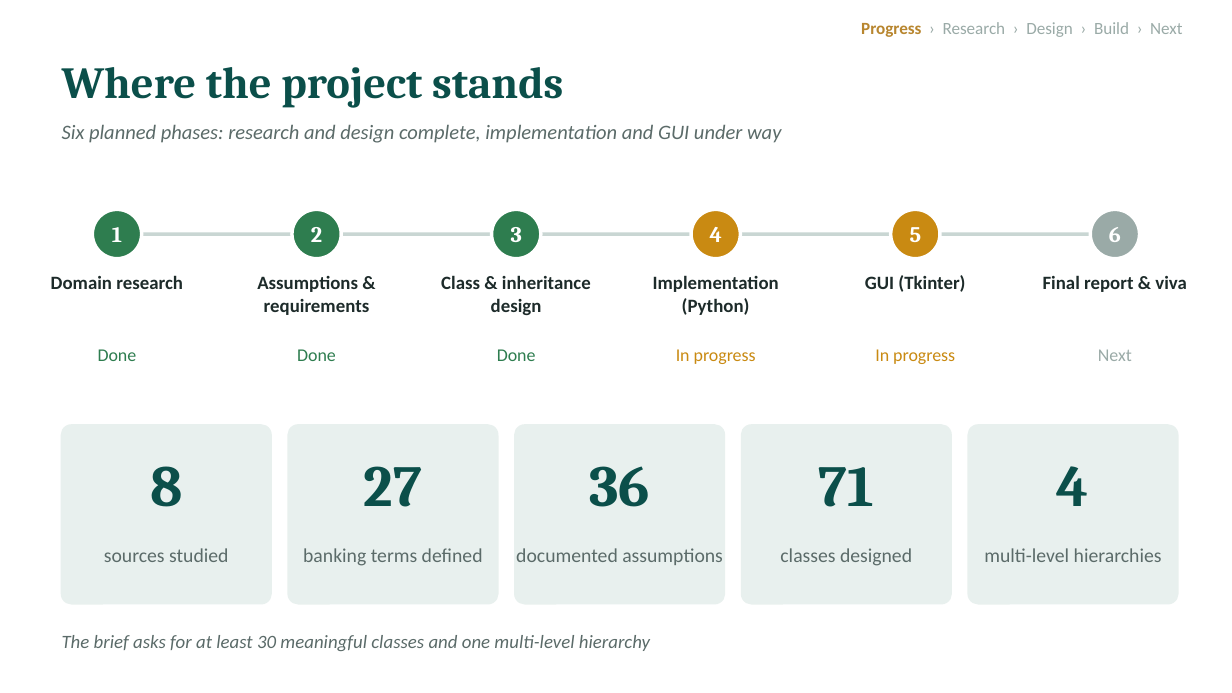
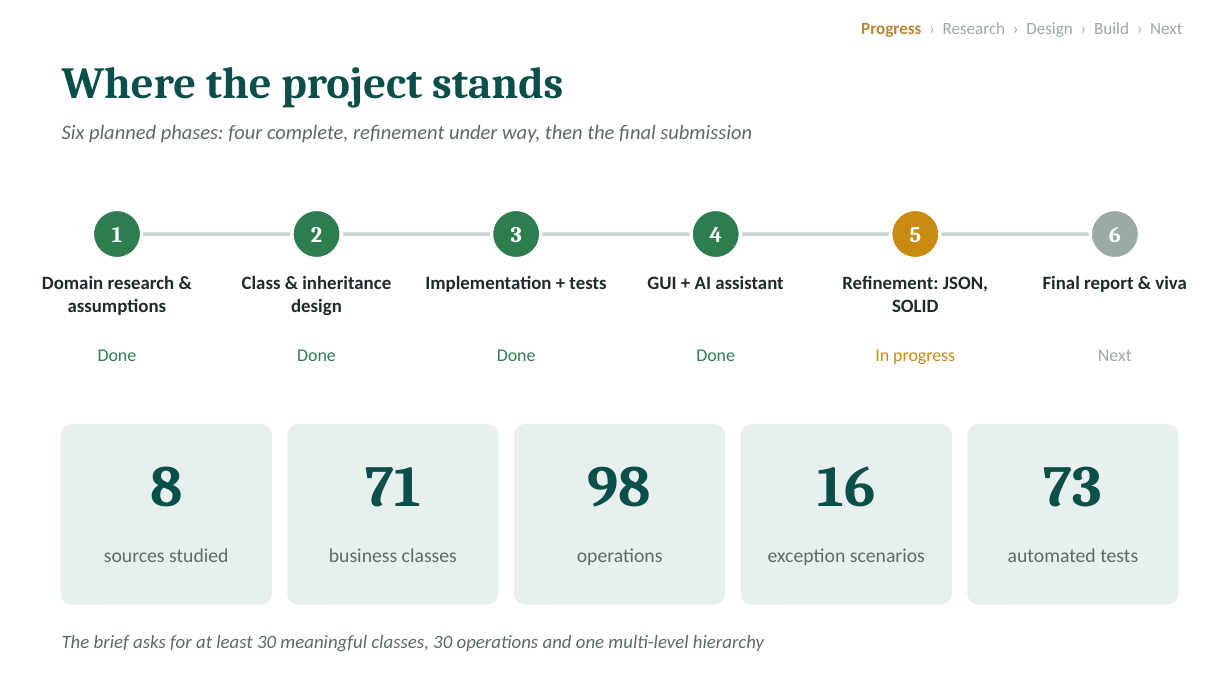
Before and after one commit to l255668-hash/commercial-banking, a slide deck: slide 2 of docs/Progress_Presentation_1.pptx. Drawn at 1232x693 pixels with LibreOffice and Linux fonts; fonts in the diff are those of the drawing. Boxes give left, top, right and bottom in pixels: in the first picture for what was removed or moved away, otherwise in the second. Text is boxed around its words. In the diff, an @@ line names an element or a change of style, - is before the commit and + after.

```diff
--- a/docs/Progress_Presentation_1.pptx
+++ b/docs/Progress_Presentation_1.pptx
@@ text at bbox=[62, 124, 752, 143]: text changed @@
-Six planned phases: research and design complete, implementation and GUI under way
+Six planned phases: four complete, refinement under way, then the final submission
@@ ellipse at bbox=[691, 209, 740, 259]: fill #C98A12 to #2E7D4F @@
@@ text at bbox=[42, 275, 175, 315]: text changed @@
-Domain research
+Domain research & assumptions
@@ text at bbox=[242, 275, 391, 315]: text changed @@
-Assumptions & requirements
+Class & inheritance design
@@ text at bbox=[425, 275, 606, 292]: text changed @@
-Class & inheritance design
+Implementation + tests
@@ text at bbox=[647, 276, 783, 289]: text changed @@
-Implementation (Python)
+GUI + AI assistant
@@ text at bbox=[842, 276, 988, 312]: text changed @@
-GUI (Tkinter)
+Refinement: JSON, SOLID
@@ text at bbox=[696, 349, 735, 361]: text changed; text colour #C98A12 to #2E7D4F @@
-In progress
+Done
@@ text at bbox=[365, 467, 420, 507]: text changed @@
-27
+71
@@ text at bbox=[588, 466, 651, 507]: text changed @@
-36
+98
@@ text at bbox=[817, 466, 875, 507]: text changed @@
-71
+16
@@ text at bbox=[1044, 466, 1102, 507]: text changed @@
-4
+73
@@ text at bbox=[329, 548, 457, 562]: text changed @@
-banking terms defined
+business classes
@@ text at bbox=[577, 548, 663, 565]: text changed @@
-documented assumptions
+operations
@@ text at bbox=[768, 548, 925, 565]: text changed @@
-classes designed
+exception scenarios
@@ text at bbox=[1008, 548, 1138, 562]: text changed @@
-multi-level hierarchies
+automated tests
@@ text at bbox=[62, 635, 764, 651]: text changed @@
-The brief asks for at least 30 meaningful classes and one multi-level hierarchy
+The brief asks for at least 30 meaningful classes, 30 operations and one multi-level hierarchy
```
Also in this commit, not shown: 2 other slides changed, 3 other files.
